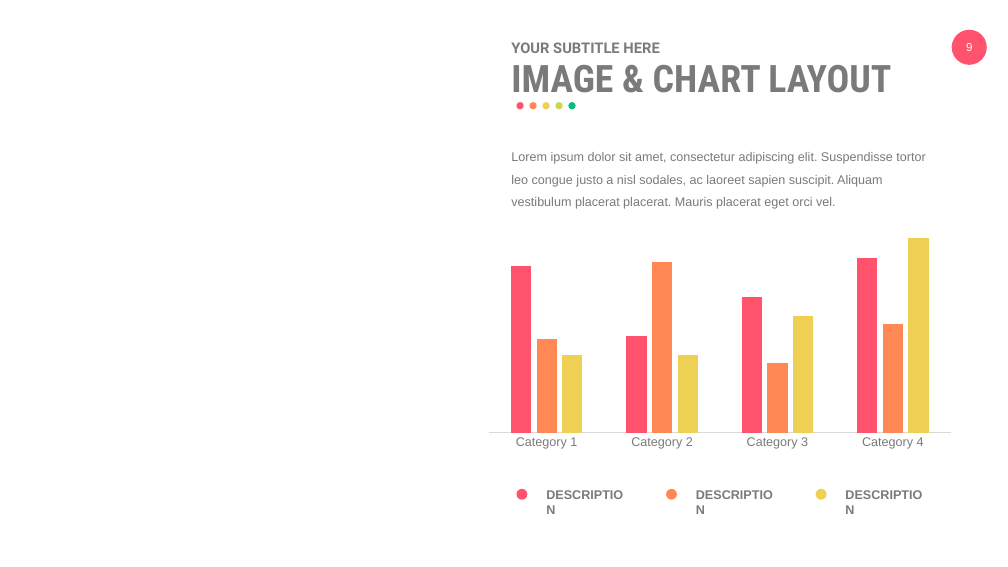
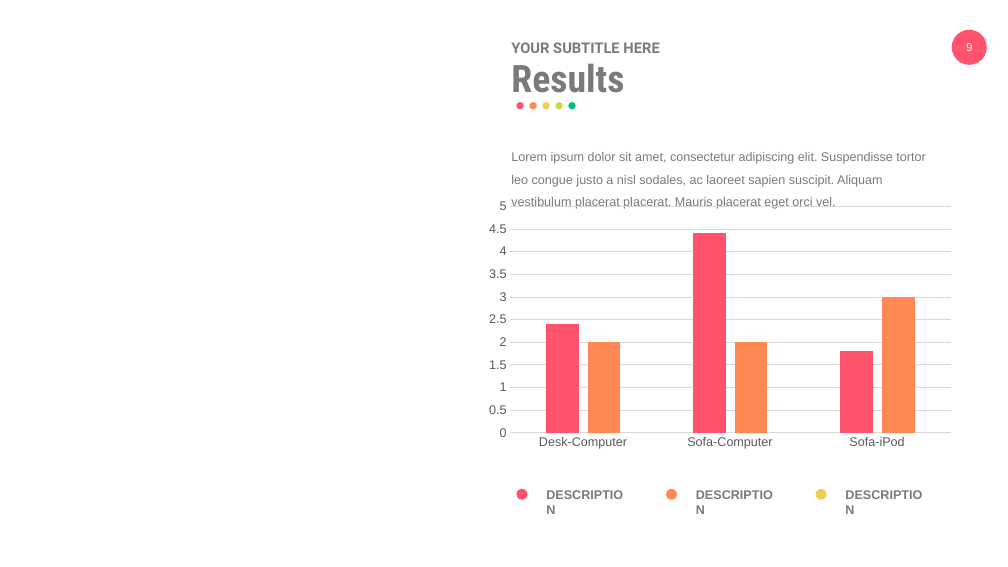
Before and after one commit to eemintz/ResearchML, a slide deck: slide 9 of PresentationEliyahuMintz.pptx. Drawn at 1008x567 pixels with LibreOffice and Linux fonts; fonts in the diff are those of the drawing. Boxes give left, top, right and bottom in pixels: in the first picture for what was removed or moved away, otherwise in the second. Text is boxed around its words. In the diff, an @@ line names an element or a change of style, - is before the commit and + after.

```diff
--- a/PresentationEliyahuMintz.pptx
+++ b/PresentationEliyahuMintz.pptx
@@ text at [511, 63, 624, 93]: text changed @@
-IMAGE & CHART LAYOUT
+Results
@@ column chart at [479, 194, 960, 454] @@
-categories: Category 1, Category 2, Category 3, Category 4
+categories: Desk-Computer, Sofa-Computer, Sofa-iPod
-Series 1: 86, 50, 70, 90
+Series 1: 2.4, 4.4, 1.8
-Series 2: 48, 88, 36, 56
+Series 2: 2, 2, 3
-Series 3: 40, 40, 60, 100
@@ category axis changed @@
@@ value axis changed @@
```
Also in this commit, not shown: 11 other slides changed, 1 slide added, 1 slide removed.
